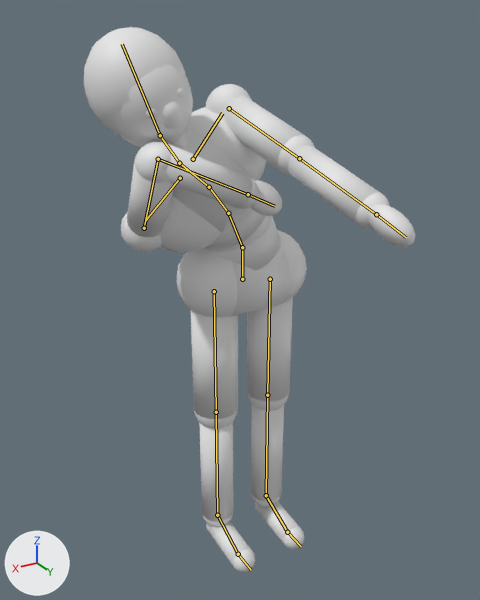
An edit to the Blender file previs/rig/mannequin.blend, drawn before and after from the same camera.
Both versions are drawn from a camera (50 mm lens) standing at (0.977, 1.611, 1.689) and looking at (0.143, 0.222, 0.994). Arrows for +X, +Y and +Z are at lower left; the lights stay in place. The older version comes first. Both versions are drawn at frame 1 of the action 'leanout'; the numbers are the values there. The bones that bend it are drawn over the model as lines.

Names of what the first picture shows: 'MannequinMesh'.
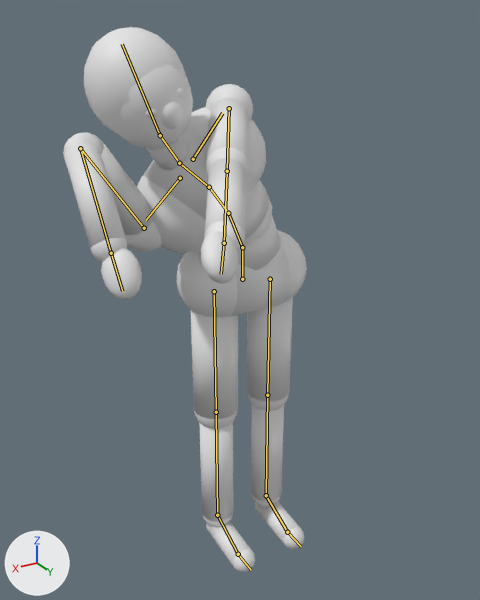
The edits, one by one:
Bone 'LeftArm' (bone_leftarm) turns from (85, 9, -8) to (103, 40, -12) degrees about its own x, y and z.
Bone 'RightArm' (bone_rightarm) turns from (150, 20, -46) to (-4, 65, 166) degrees about its own x, y and z.
Bone 'RightForeArm' (bone_rightforearm) turns from (-2, 3, 113) to (-2, 3, 118) degrees about its own x, y and z.

What differs and where, as boxes (x1, y1, x2, y2) in the pictures (480 x 600 px):
'MannequinMesh', posed (26% narrower): before (84, 27, 415, 572); after (63, 27, 307, 572)
bone 'LeftArm', root to tip: before (229, 108) to (299, 158); after (229, 108) to (227, 171)
bone 'RightArm', root to tip: before (144, 228) to (158, 159); after (144, 228) to (80, 148)
bone 'RightForeArm', root to tip: before (158, 159) to (248, 194); after (80, 148) to (111, 253)
